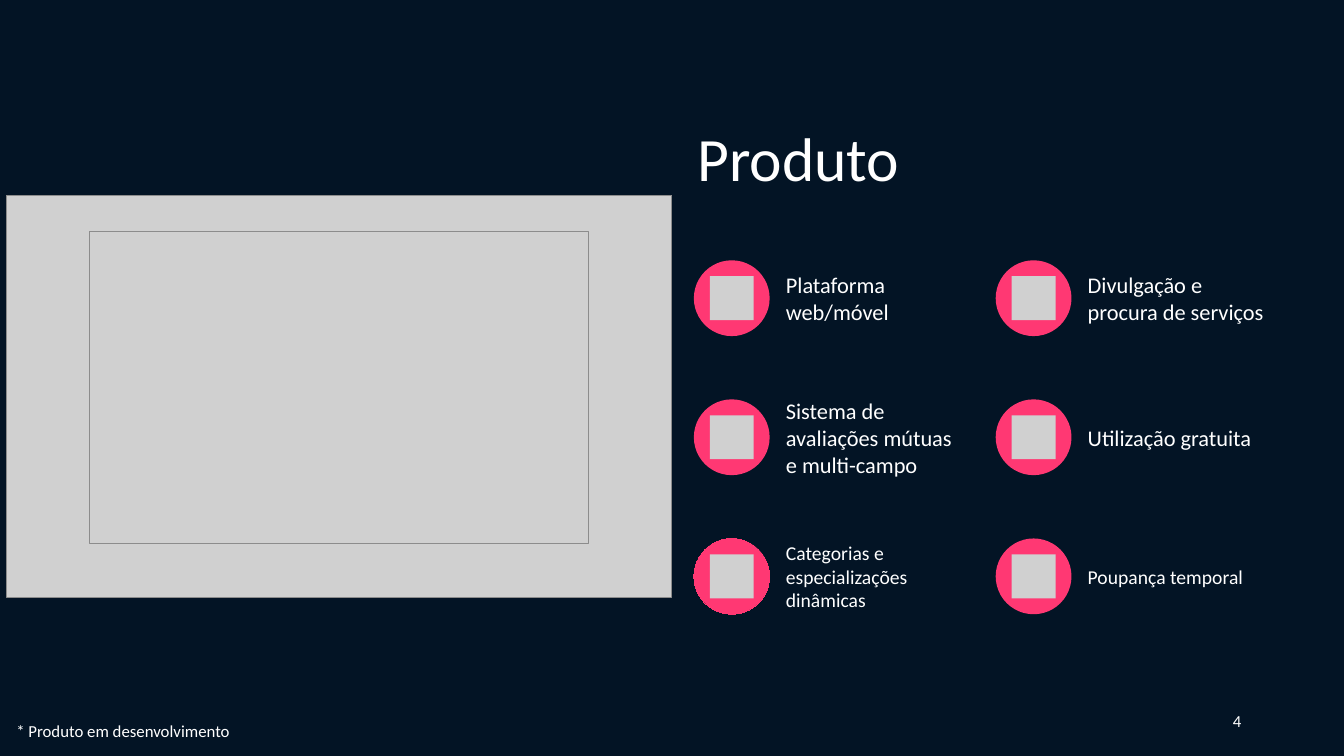
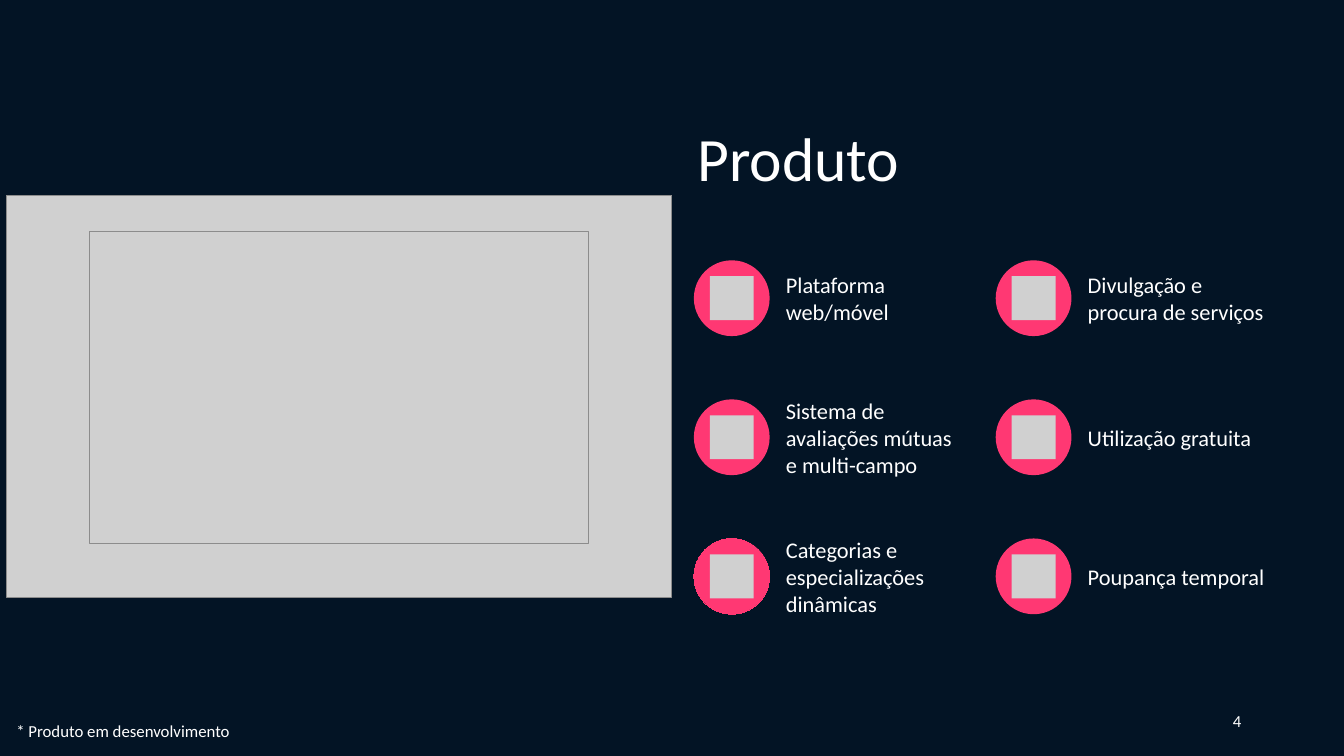
Before and after one commit to citoplasme/PEI2020, a slide deck: slide 5 of docs/apresentacoes/Semi_final_pitch.pptx. Drawn at 1344x756 pixels with LibreOffice and Linux fonts; fonts in the diff are those of the drawing; grey boxes stand for pictures. Boxes give left, top, right and bottom in pixels: in the first picture for what was removed or moved away, otherwise in the second. Text is boxed around its words. In the diff, an @@ line names an element or a change of style, - is before the commit and + after.

```diff
--- a/docs/apresentacoes/Semi_final_pitch.pptx
+++ b/docs/apresentacoes/Semi_final_pitch.pptx
@@ text "Categorias e especializações dinâmicas" at [786,542,924,612]: size 14 to 16 pt @@
@@ text "Poupança temporal" at [1088,569,1264,589]: size 14 to 16 pt @@
```
Also in this commit, not shown: 1 other slide changed.
